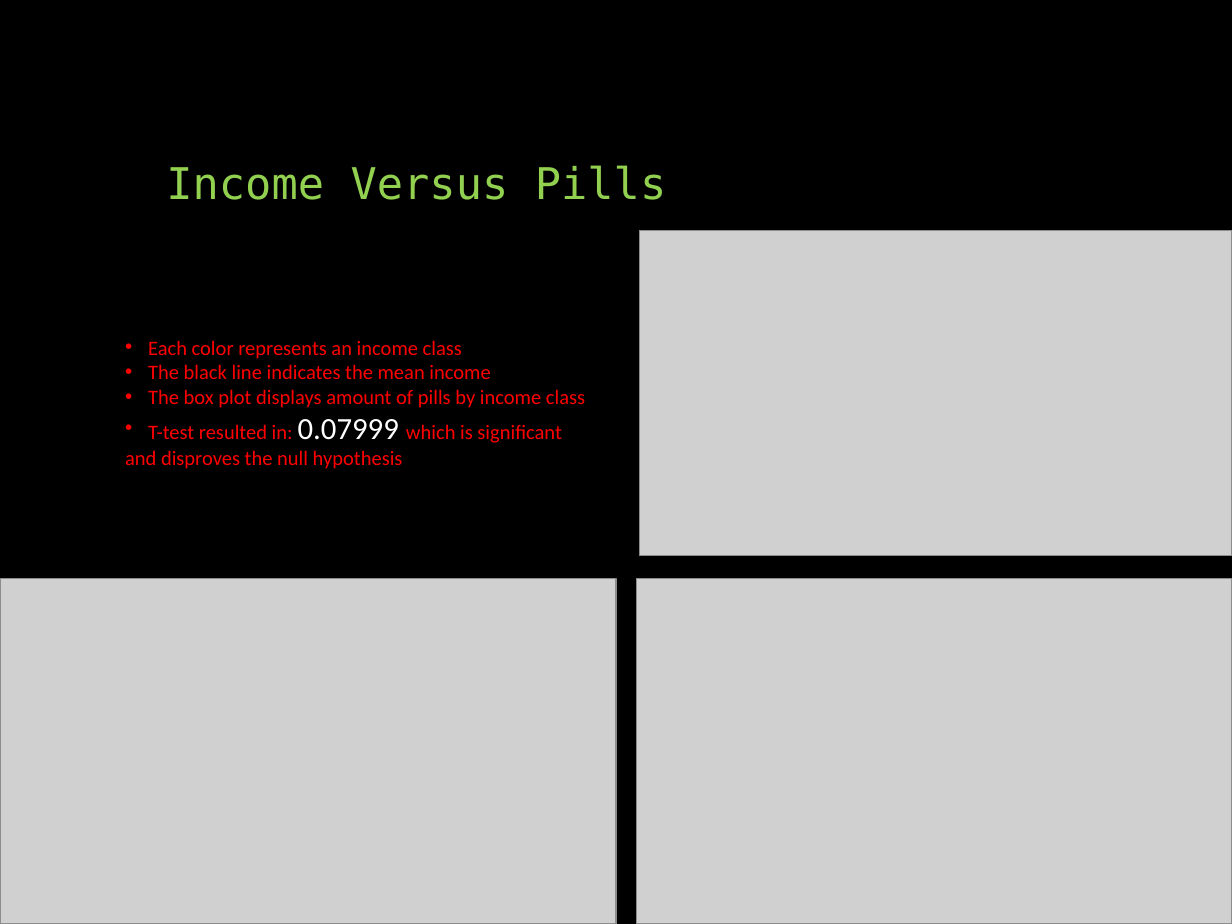
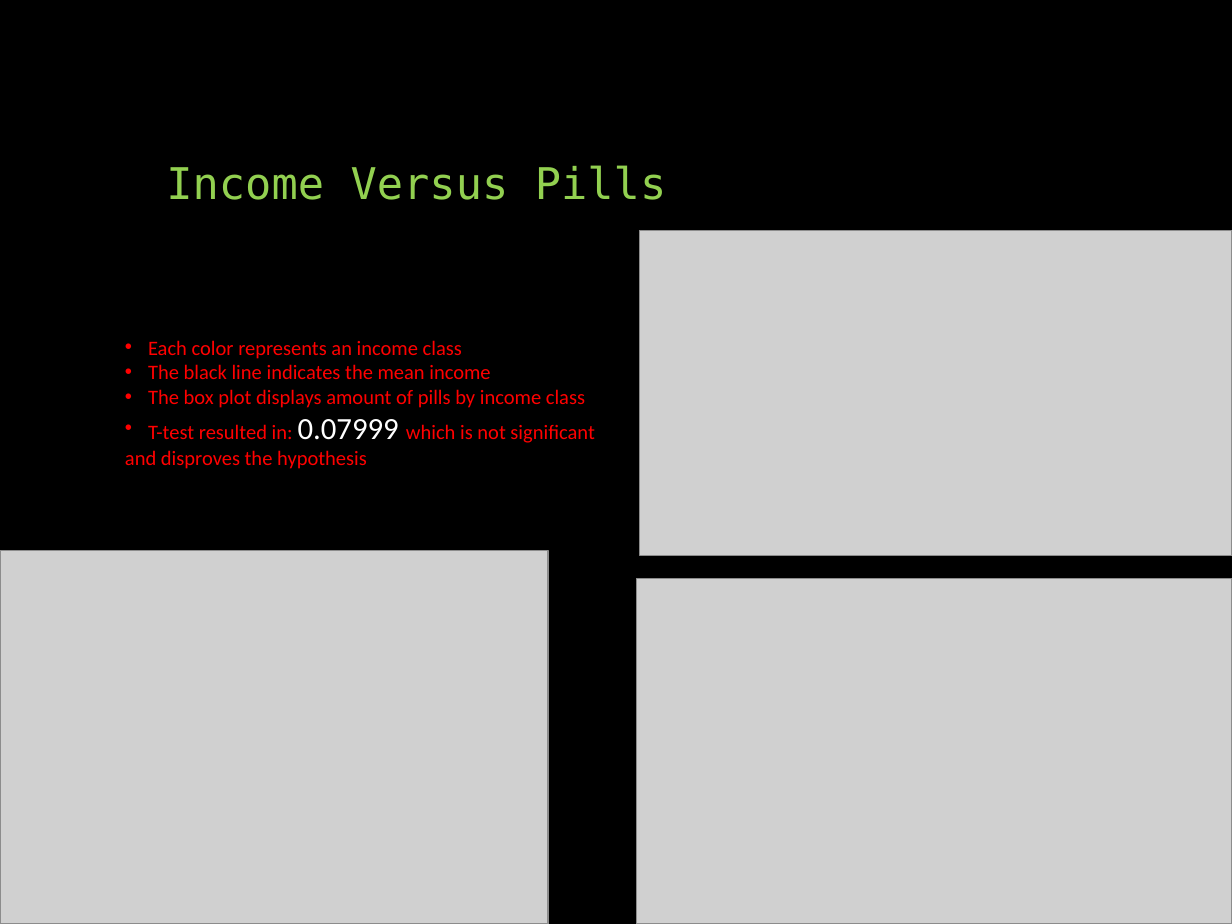
Before and after one commit to davidjaimes/pain-pills-in-the-usa, a slide deck: slide 9 of Prescription Pain Pills.pptx. Drawn at 1232x924 pixels with LibreOffice and Linux fonts; fonts in the diff are those of the drawing; grey boxes stand for pictures. Boxes give left, top, right and bottom in pixels: in the first picture for what was removed or moved away, otherwise in the second. Text is boxed around its words. In the diff, an @@ line names an element or a change of style, - is before the commit and + after.

```diff
--- a/Prescription Pain Pills.pptx
+++ b/Prescription Pain Pills.pptx
@@ text at <box>125,419,594,469</box>: text changed @@
-• T-test resulted in: 0.07999 which is significant
-and disproves the null hypothesis
+• T-test resulted in: 0.07999 which is not significant
+and disproves the hypothesis
@@ picture: place and size @@
-picture at <box>0,579,616,924</box>
+picture at <box>0,551,548,924</box>
```
Also in this commit, not shown: 3 other slides changed, 1 other file.
